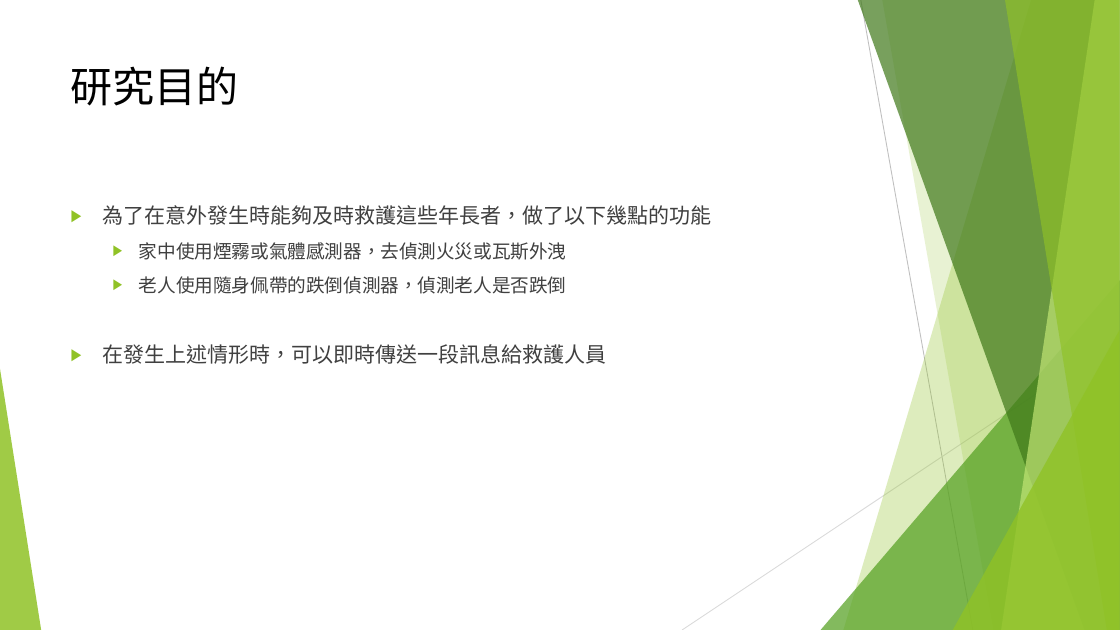
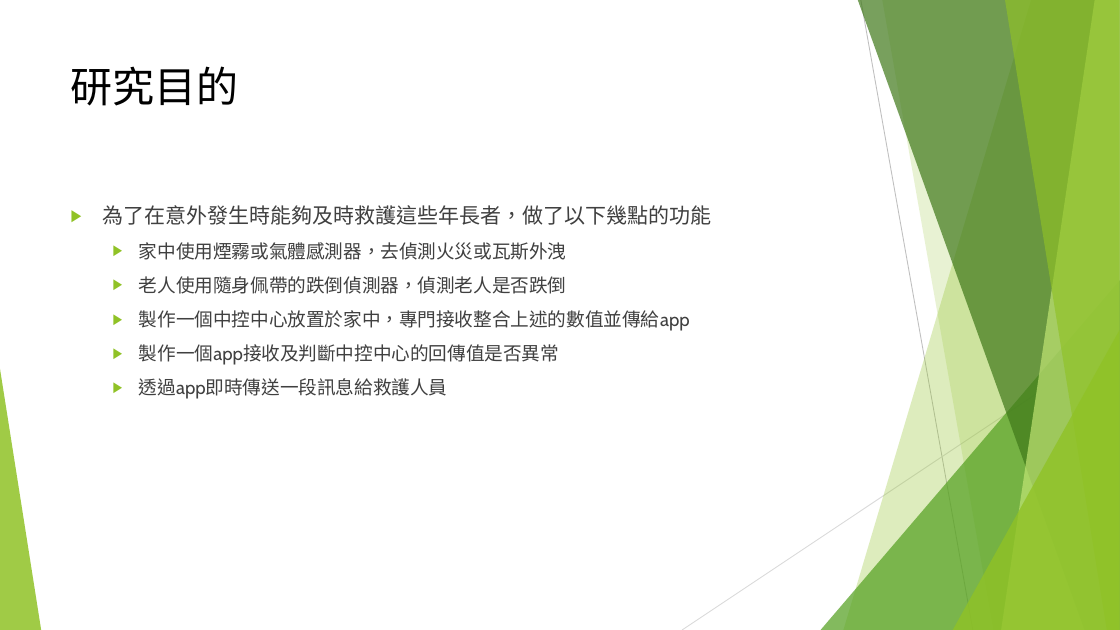
Before and after one commit to OTFSN/108_SM_Team-2, a slide deck: slide 4 of 軟體品質管理期中報告.pptx. Drawn at 1120x630 pixels with LibreOffice and Linux fonts; fonts in the diff are those of the drawing. Boxes give left, top, right and bottom in pixels: in the first picture for what was removed or moved away, otherwise in the second. Text is boxed around its words. In the diff, an @@ line names an element or a change of style, - is before the commit and + after.

```diff
--- a/軟體品質管理期中報告.pptx
+++ b/軟體品質管理期中報告.pptx
@@ text at bbox=[139, 310, 690, 399]: text changed; size 18 to 16 pt @@
-▶ 在發生上述情形時，可以即時傳送一段訊息給救護人員
+  ▶ 製作一個中控中心放置於家中，專門接收整合上述的數值並傳給app
+  ▶ 製作一個app接收及判斷中控中心的回傳值是否異常
+  ▶ 透過app即時傳送一段訊息給救護人員
```
Also in this commit, not shown: 1 other slide changed, 1 slide added, 1 slide removed.
